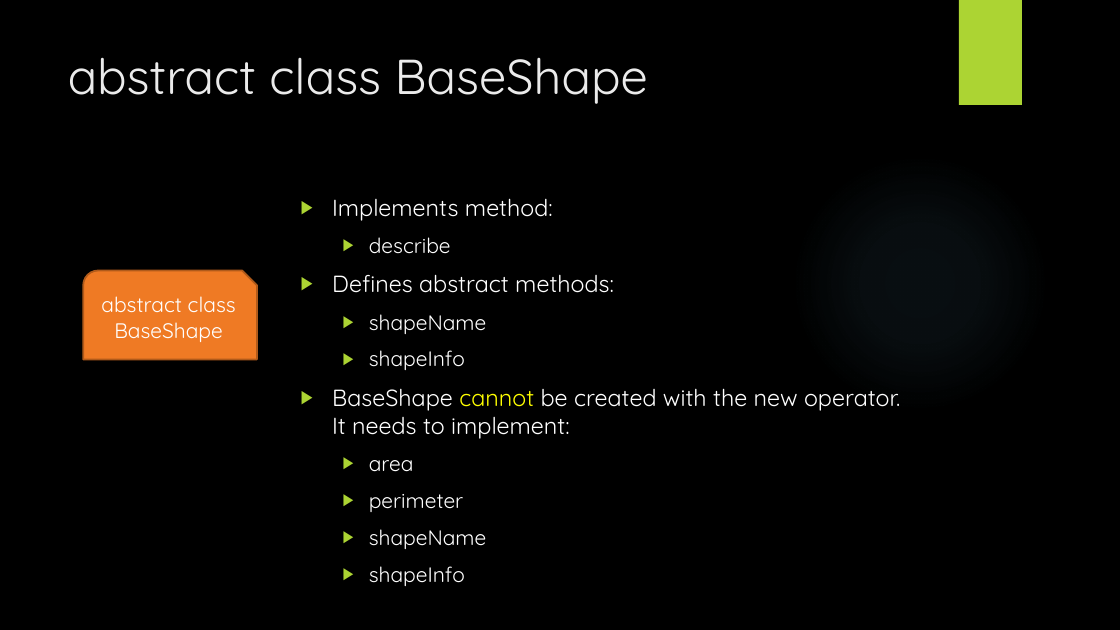
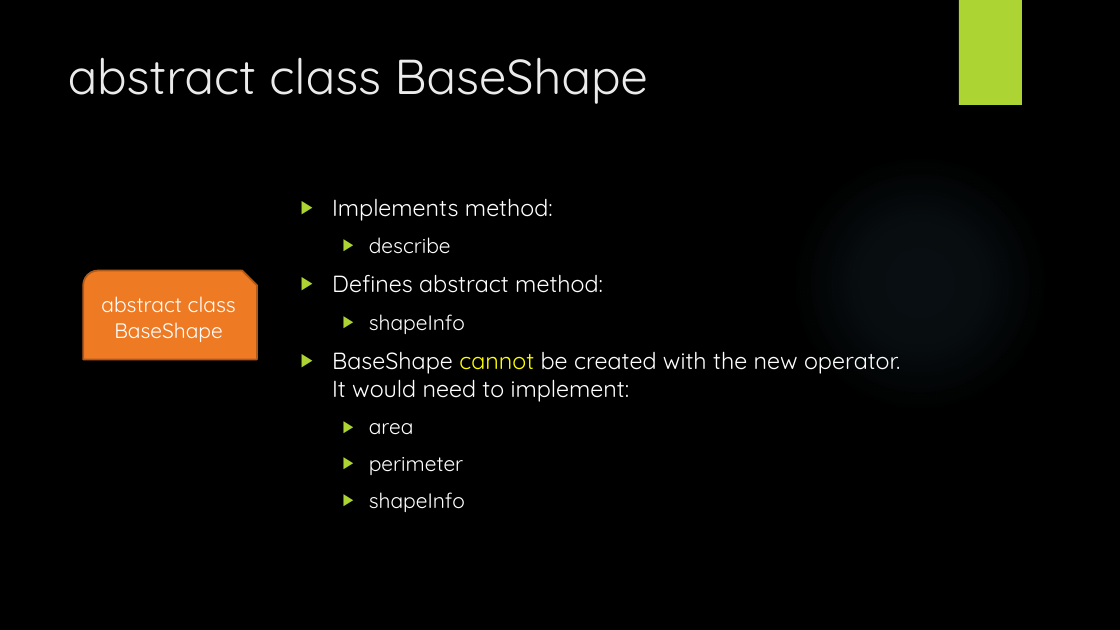
Before and after one commit to DrOldGuy/object-oriented-programming, a slide deck: slide 5 of The Shape of OOP.pptx. Drawn at 1120x630 pixels with LibreOffice and Linux fonts; fonts in the diff are those of the drawing; background and template pictures are left out. Boxes give left, top, right and bottom in pixels: in the first picture for what was removed or moved away, otherwise in the second. Text is boxed around its words. In the diff, an @@ line names an element or a change of style, - is before the commit and + after.

Commit message:
Refactored shapeInfo method

```diff
--- a/The Shape of OOP.pptx
+++ b/The Shape of OOP.pptx
@@ text at (332,275,603,293): text changed @@
-▶ Defines abstract methods:
-  ▶ shapeName
+▶ Defines abstract method:
@@ text at (332,351,900,402): text changed @@
-▶ BaseShape cannot be created with the new operator. It needs to implement:
+▶ BaseShape cannot be created with the new operator. It would need to implement:
@@ text at (369,529,486,549): paragraph removed @@
-  ▶ shapeName
```
Also in this commit, not shown: 5 other slides changed, 6 other files.
